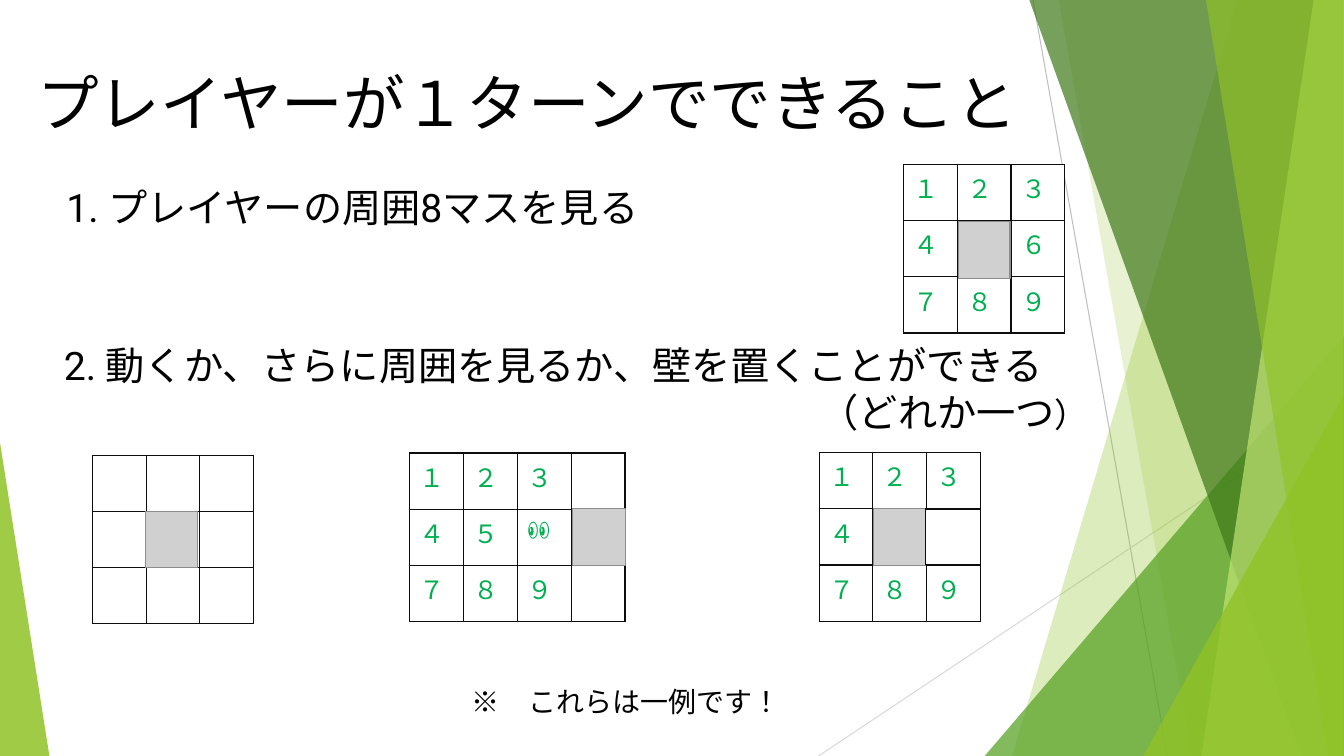
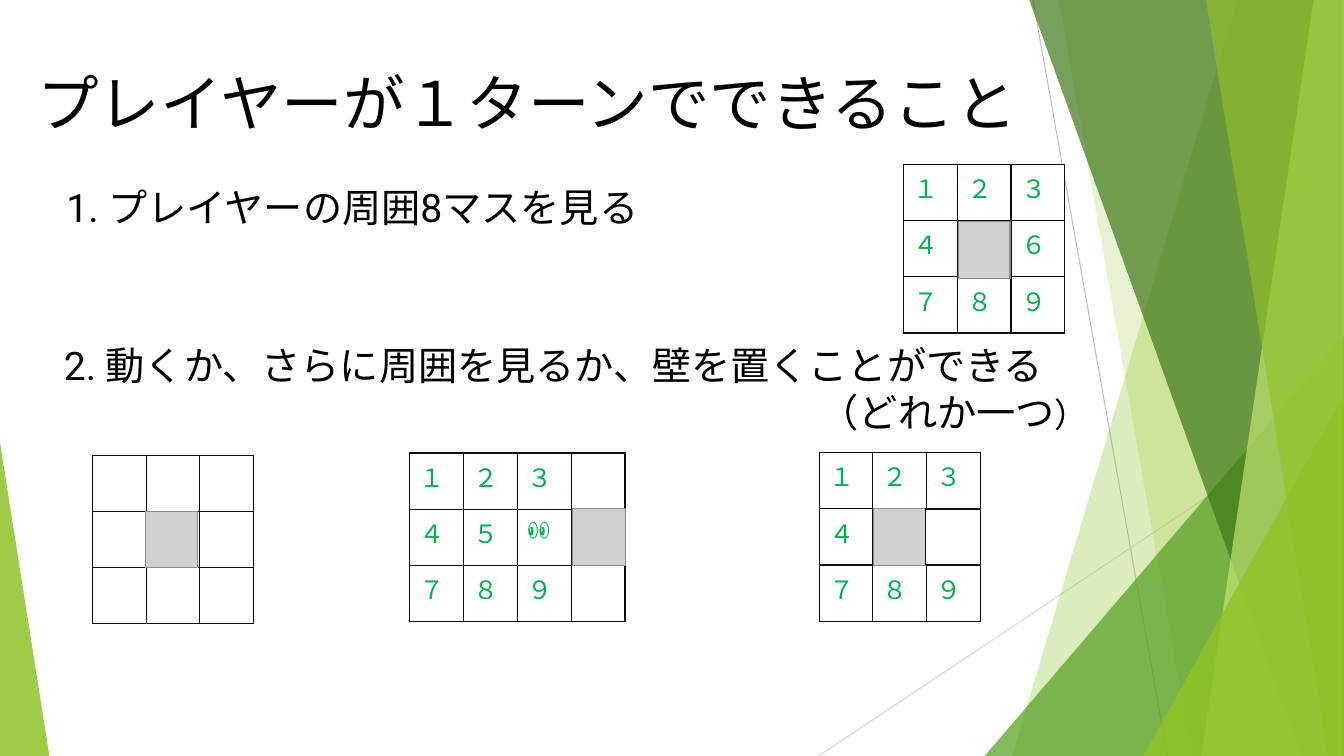
Before and after one commit to noko1024/ChaserDoc, a slide deck: slide 8 of New_U-16.pptx. Drawn at 1344x756 pixels with LibreOffice and Linux fonts; fonts in the diff are those of the drawing; grey boxes stand for pictures. Boxes give left, top, right and bottom in pixels: in the first picture for what was removed or moved away, otherwise in the second. Text is boxed around its words. In the diff, an @@ line names an element or a change of style, - is before the commit and + after.

```diff
--- a/New_U-16.pptx
+++ b/New_U-16.pptx
@@ text removed at [528, 688, 780, 715] @@
-※ これらは一例です！
```
Also in this commit, not shown: 11 other slides changed.
